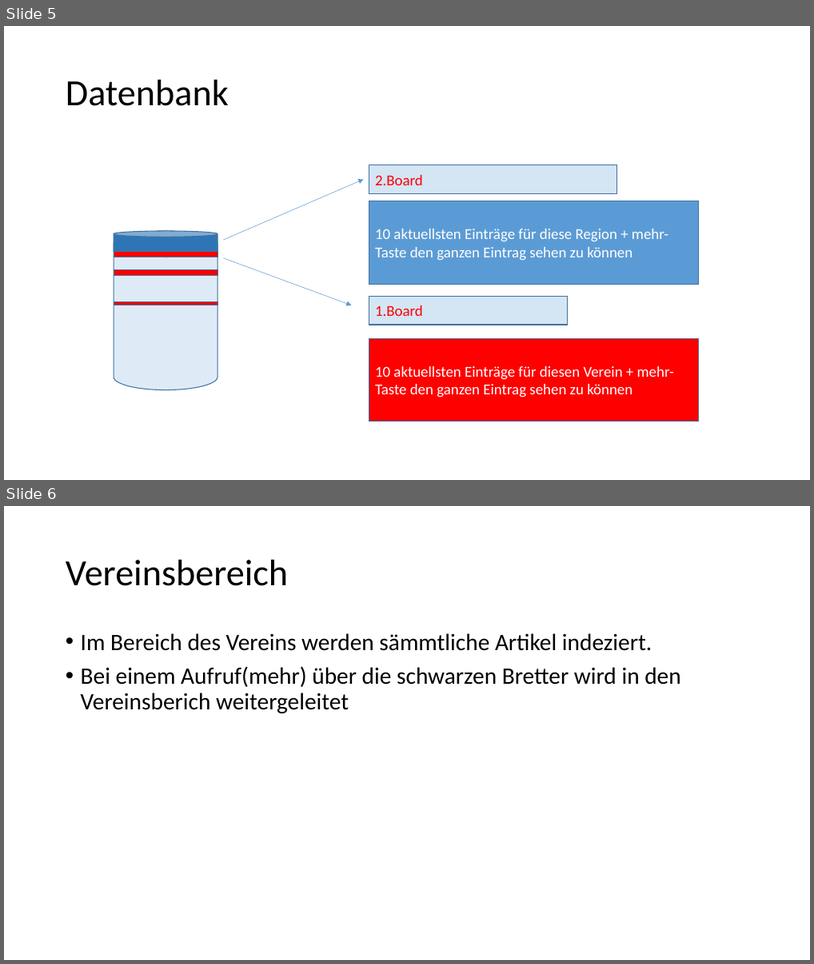
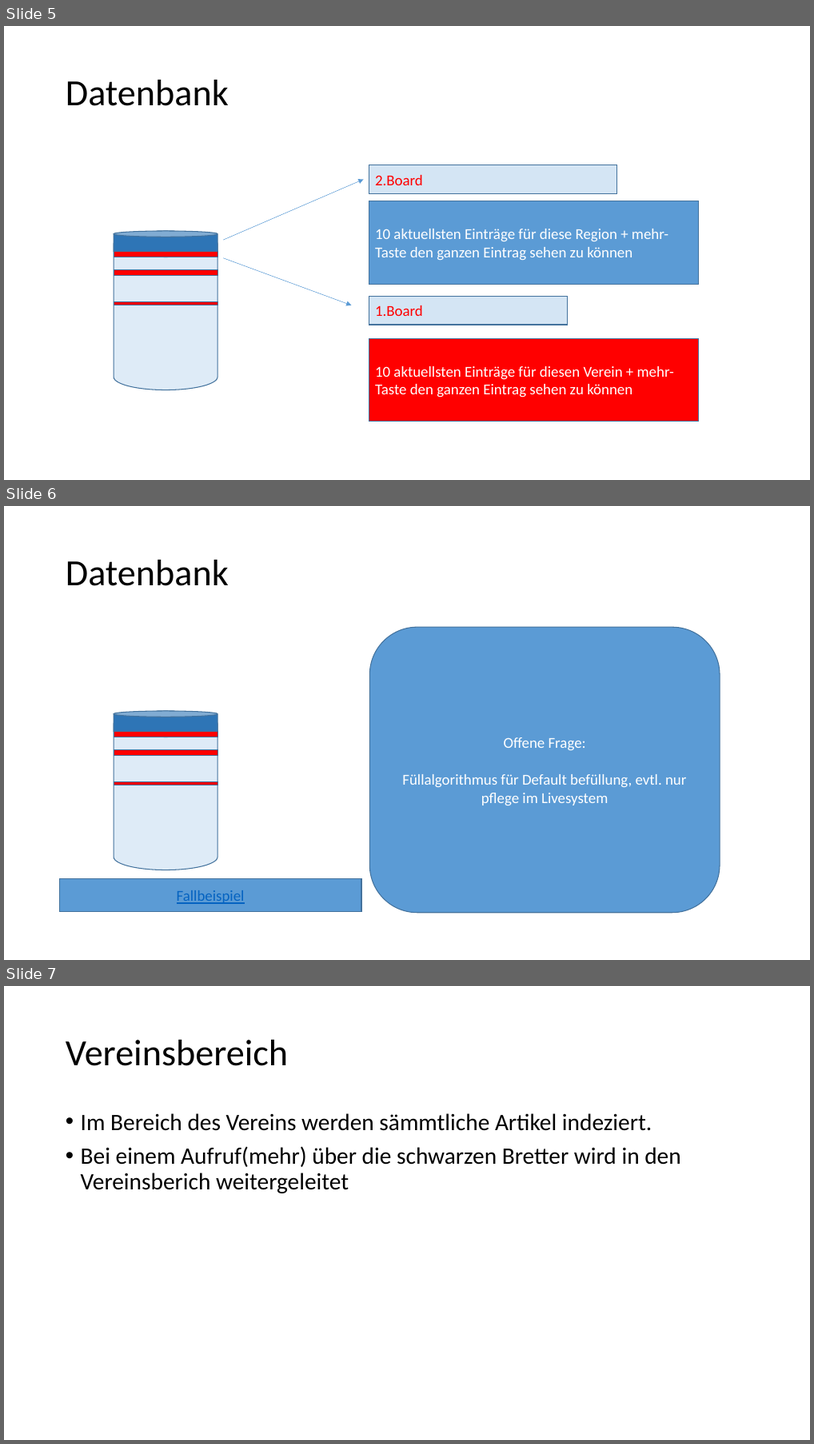
Before and after one commit to RefugeesWelcomeApp/ApplicationDevelopment, a slide deck: Solution_Design/Story Board/Storys/RA-35-Schwarzes Brett/RA-35-Schwarzes Brett.pptx. Shown one above the other, each under a label of ours: slides 5 and 6 before the commit, slides 5, 6 and 7 after it. The pictures are 814x964 and 814x1444 pixels, drawn with LibreOffice and Linux fonts; fonts in the diff are those of the drawing. Boxes give left, top, right and bottom in pixels: in the first picture for what was removed or moved away, otherwise in the second. Text is boxed around its words. In the diff, an @@ line names an element or a change of style, - is before the commit and + after.

```diff
--- a/Solution_Design/Story Board/Storys/RA-35-Schwarzes Brett/RA-35-Schwarzes Brett.pptx
+++ b/Solution_Design/Story Board/Storys/RA-35-Schwarzes Brett/RA-35-Schwarzes Brett.pptx
@@ slide 6 added at (4, 506, 810, 960), background #FFFFFF @@
@@ title added at (66, 560, 229, 586), 44 pt, text #000000 @@
+Datenbank
@@ rounded rectangle added at (370, 627, 720, 912), fill #5B9BD5, outline #43739E 1 pt, 18 pt, text #FFFFFF @@
+Offene Frage:
+Füllalgorithmus für Default befüllung, evtl. nur pflege im Livesystem
@@ cylinder added at (114, 711, 218, 870), fill #DEEBF7, outline #43739E 1 pt @@
@@ cylinder added at (114, 711, 218, 735), fill #2E75B6, outline #43739E 1 pt @@
@@ rectangle added at (114, 732, 218, 737), fill #FF0000, outline #43739E 1 pt @@
@@ rectangle added at (114, 750, 218, 756), fill #FF0000, outline #43739E 1 pt @@
@@ rectangle added at (114, 781, 218, 785), fill #FF0000, outline #43739E 1 pt @@
@@ rectangle added at (60, 879, 362, 912), fill #5B9BD5, outline #43739E 1 pt, 18 pt, text #0563C1, underline @@
+Fallbeispiel
@@ what was slide 6 is now slide 7 @@
```
Also in this commit, not shown: 1 other file.
